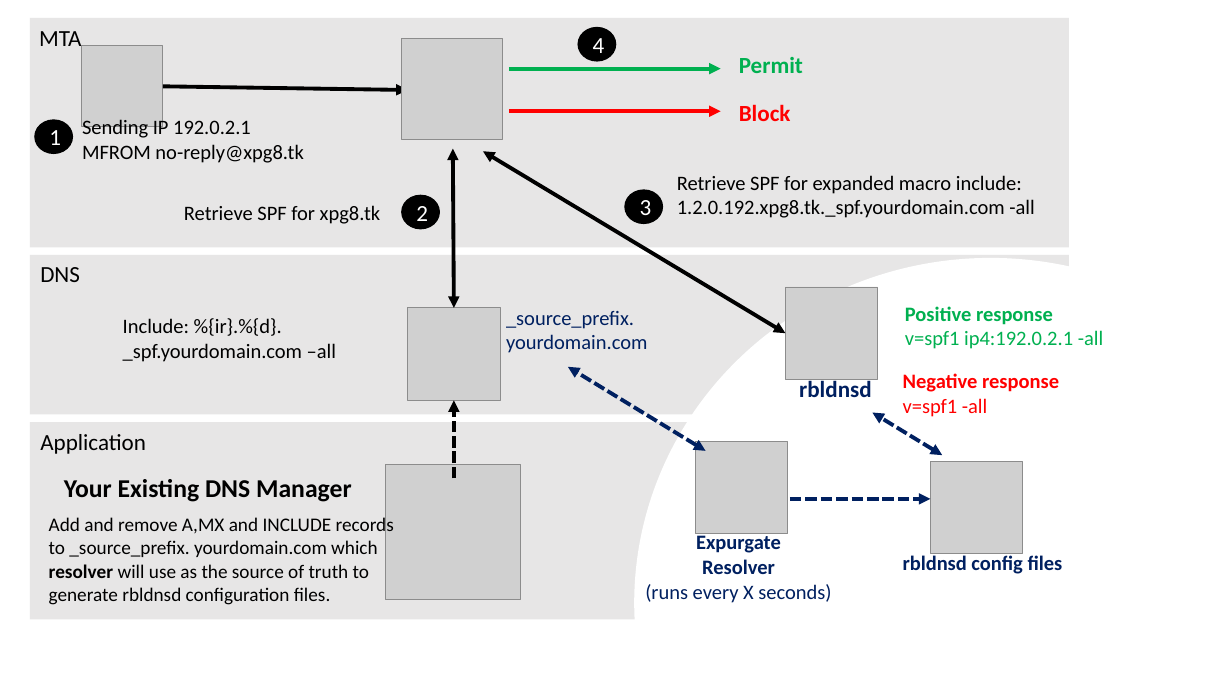
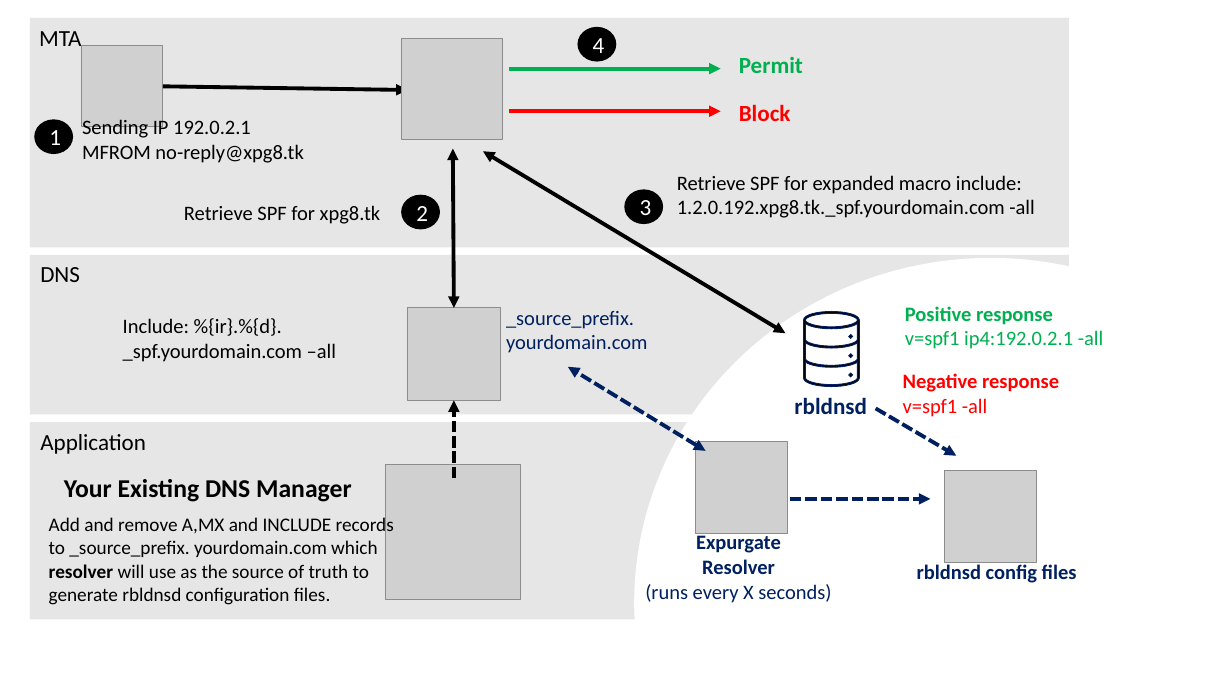
Before and after one commit to smck83/expurgate, a slide deck: slide 1 of expurgate.pptx. Drawn at 1232x693 pixels with LibreOffice and Linux fonts; fonts in the diff are those of the drawing; grey boxes stand for pictures. Boxes give left, top, right and bottom in pixels: in the first picture for what was removed or moved away, otherwise in the second. Text is boxed around its words. In the diff, an @@ line names an element or a change of style, - is before the commit and + after.

Commit message:
type in rbldnsd

```diff
--- a/expurgate.pptx
+++ b/expurgate.pptx
@@ picture removed at box(786, 287, 878, 380) @@
@@ text "rbldnsd": place and size @@
-text "rbldnsd" at box(799, 378, 872, 397)
+text "rbldnsd" at box(794, 397, 867, 414)
@@ group added at box(804, 311, 860, 386): 4 freeform shapes @@
@@ double arrow moved from (943, 456) - (872, 412) to (876, 409) - (957, 456) @@
@@ double arrow (876, 409) - (957, 456): double arrow to arrow @@
@@ picture: place and size @@
-picture at box(931, 461, 1023, 554)
+picture at box(945, 470, 1037, 563)
@@ text "rbldnsd config files": place and size @@
-text "rbldnsd config files" at box(903, 553, 1063, 574)
+text "rbldnsd config files" at box(917, 562, 1077, 583)
```
Also in this commit, not shown: 1 other file.
